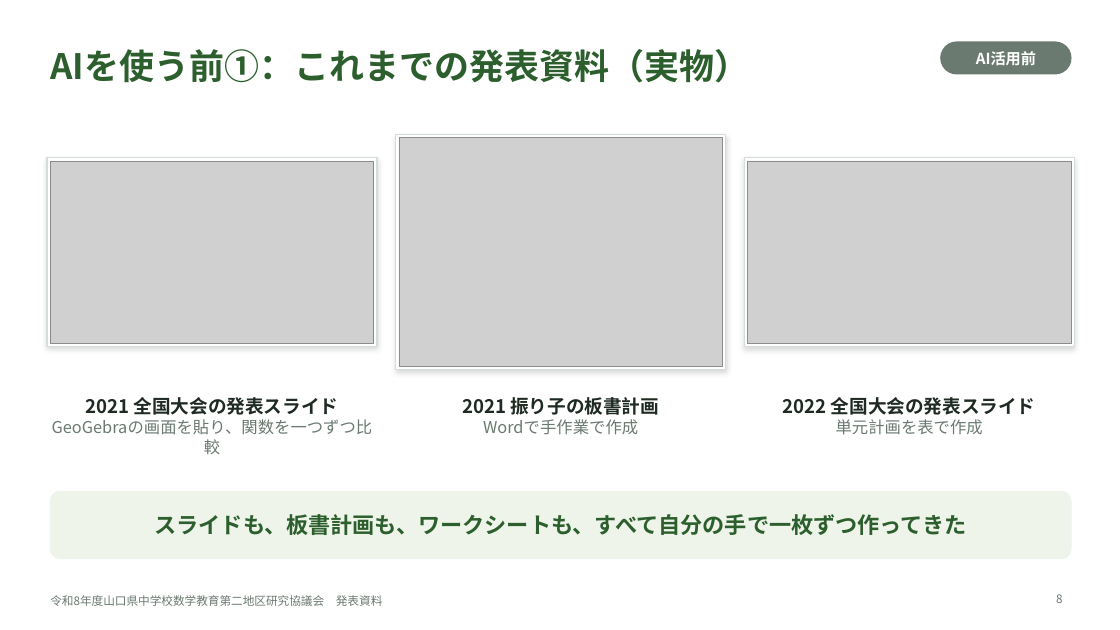
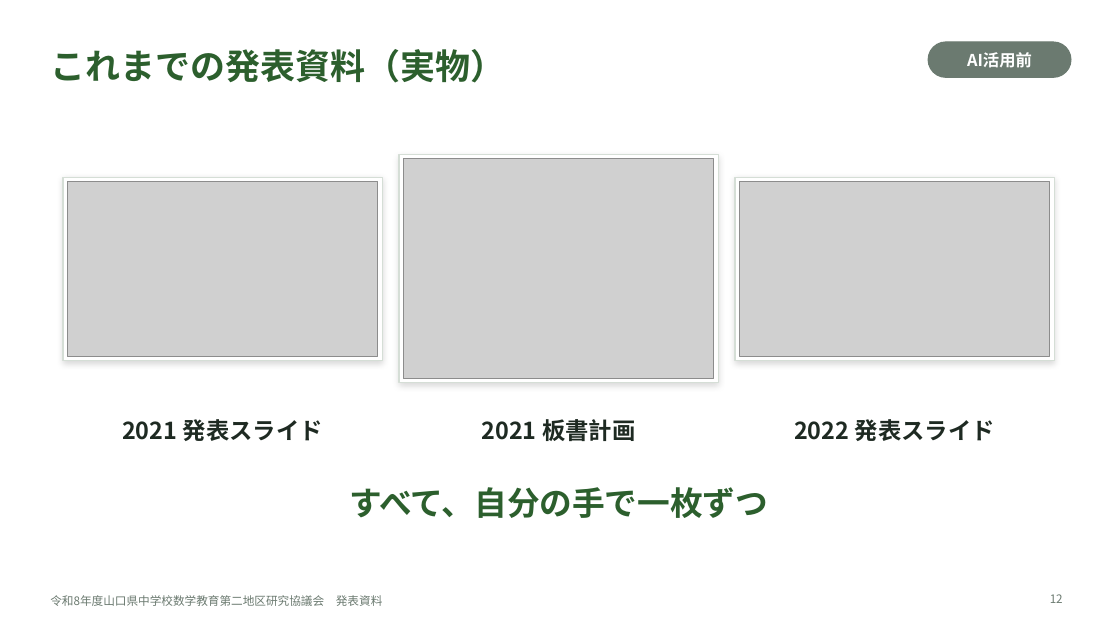
Before and after one commit to margiela14th-sudo/my-ai-project, a slide deck: slide 12 of 07_完成資料/県大会発表_生成AI授業再構築.pptx (slide 8 before the commit). Drawn at 1120x630 pixels with LibreOffice and Linux fonts; fonts in the diff are those of the drawing; grey boxes stand for pictures. Boxes give left, top, right and bottom in pixels: in the first picture for what was removed or moved away, otherwise in the second. Text is boxed around its words. In the diff, an @@ line names an element or a change of style, - is before the commit and + after.

```diff
--- a/07_完成資料/県大会発表_生成AI授業再構築.pptx
+++ b/07_完成資料/県大会発表_生成AI授業再構築.pptx
@@ title at (50,49,505,83): text changed @@
-AIを使う前①：これまでの発表資料（実物）
+これまでの発表資料（実物）
@@ text "AI活用前": place and size @@
-text "AI活用前" at (976,51,1036,66)
+text "AI活用前" at (967,52,1032,68)
@@ text "AI活用前" at (967,52,1032,68): size 13 to 14 pt @@
@@ rounded rectangle: place and size @@
-rounded rectangle at (941,42,1071,74)
+rounded rectangle at (928,42,1071,77)
@@ text removed at (1032,47,1071,67) @@
-第2章
@@ rectangle: place and size @@
-rectangle at (47,158,377,347)
+rectangle at (63,177,382,360)
@@ rectangle: place and size @@
-rectangle at (396,134,726,370)
+rectangle at (399,155,718,383)
@@ picture: place and size @@
-picture at (399,138,723,366)
+picture at (403,159,714,379)
@@ shadow changed in 3 elements at (399,155,718,383), (63,177,382,360), (735,177,1054,360) @@
@@ rectangle: place and size @@
-rectangle at (744,158,1075,347)
+rectangle at (735,177,1054,360)
@@ picture: place and size @@
-picture at (50,161,374,344)
+picture at (67,181,378,356)
@@ picture: place and size @@
-picture at (748,161,1071,344)
+picture at (739,181,1050,356)
@@ text at (122,419,323,441): text changed; size 14 to 20 pt; text colour #6B7A70 to #1E2A22; bold on @@
-2021 全国大会の発表スライド
-GeoGebraの画面を貼り、関数を一つずつ比較
+2021 発表スライド
@@ text at (482,419,635,441): text changed; size 16 to 20 pt @@
-2021 振り子の板書計画
-Wordで手作業で作成
+2021 板書計画
@@ text at (794,419,995,441): text changed; size 16 to 20 pt @@
-2022 全国大会の発表スライド
-単元計画を表で作成
+2022 発表スライド
@@ rounded rectangle removed at (50,492,1071,559) @@
@@ text "すべて、自分の手で一枚ずつ" at (349,487,768,518): vertical alignment middle to top @@
@@ text at (349,487,768,518): text changed; size 19 to 28 pt @@
-スライドも、板書計画も、ワークシートも、すべて自分の手で一枚ずつ作ってきた
+すべて、自分の手で一枚ずつ
@@ page number at (1050,594,1063,603): text changed @@
-8
+12
```
Also in this commit, not shown: 16 other slides changed, 14 slides added, 5 slides removed, 10 other files.
